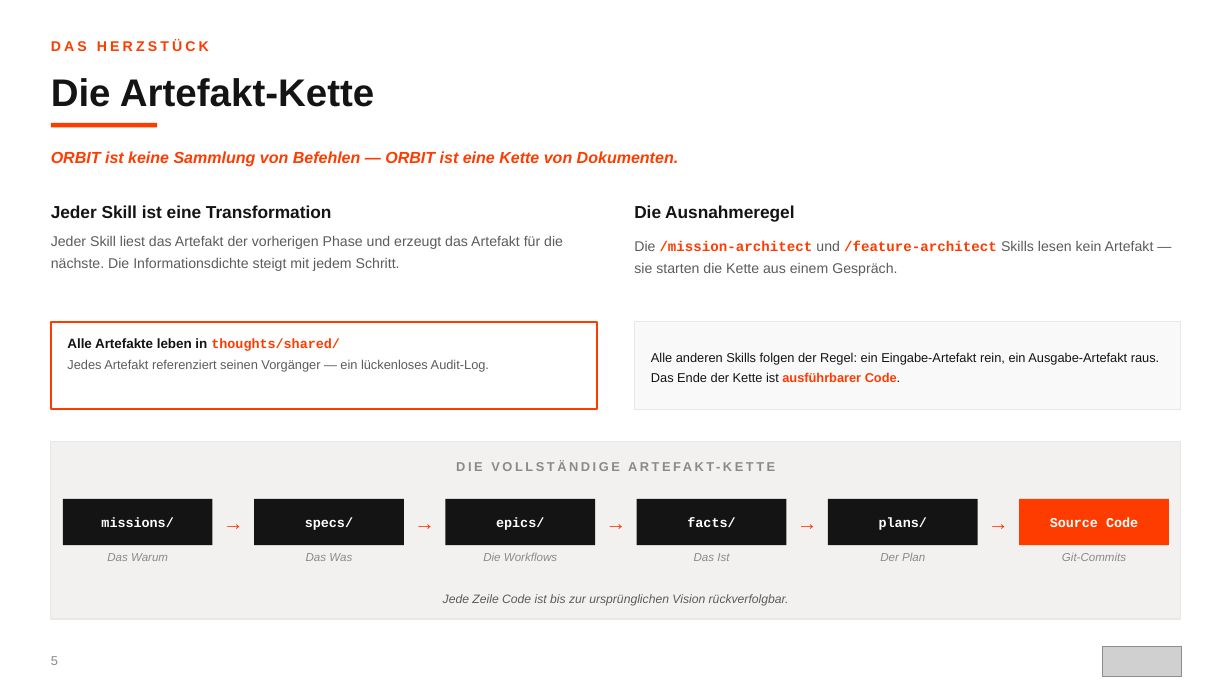
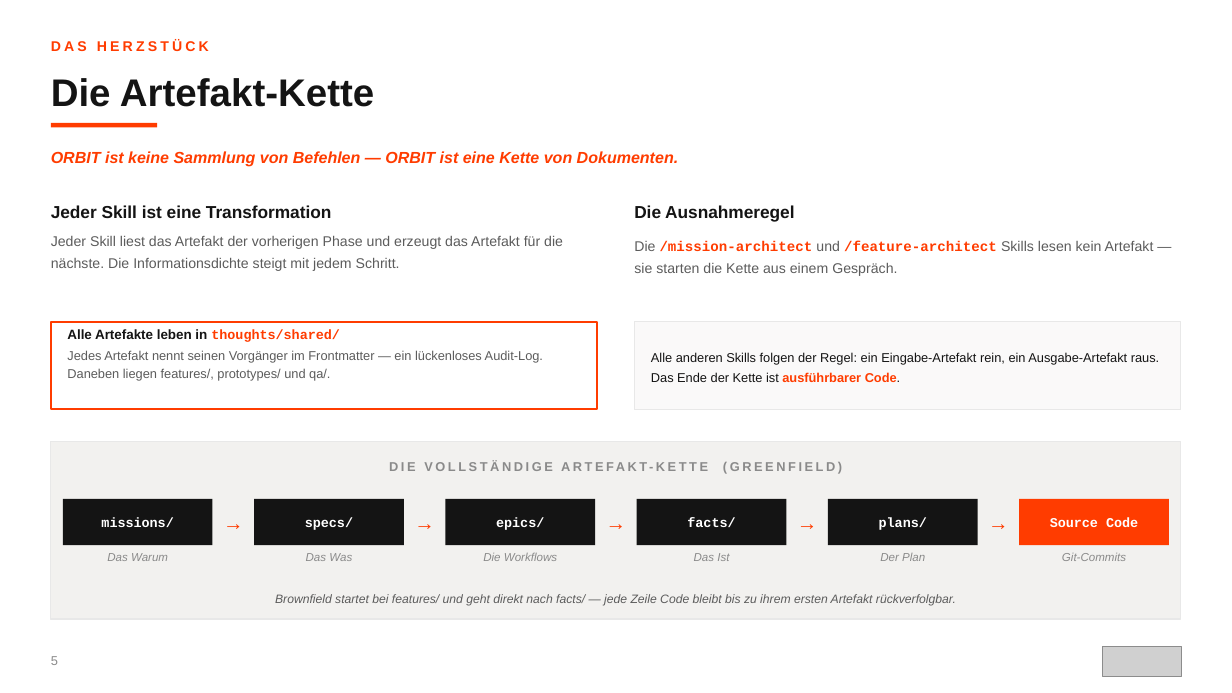
Before and after one commit to scameronde/rpi-qpi, a slide deck: slide 5 of presentation/ORBIT.pptx. Drawn at 1232x693 pixels with LibreOffice and Linux fonts; fonts in the diff are those of the drawing; grey boxes stand for pictures. Boxes give left, top, right and bottom in pixels: in the first picture for what was removed or moved away, otherwise in the second. Text is boxed around its words. In the diff, an @@ line names an element or a change of style, - is before the commit and + after.

```diff
--- a/presentation/ORBIT.pptx
+++ b/presentation/ORBIT.pptx
@@ text in rectangle at (67,350,543,381): text changed @@
-Jedes Artefakt referenziert seinen Vorgänger — ein lückenloses Audit-Log.
+Jedes Artefakt nennt seinen Vorgänger im Frontmatter — ein lückenloses Audit-Log. Daneben liegen features/, prototypes/ und qa/.
@@ text at (723,462,842,473): text changed @@
-DIE VOLLSTÄNDIGE ARTEFAKT-KETTE
+DIE VOLLSTÄNDIGE ARTEFAKT-KETTE (GREENFIELD)
@@ text at (275,594,956,606): text changed @@
-Jede Zeile Code ist bis zur ursprünglichen Vision rückverfolgbar.
+Brownfield startet bei features/ und geht direkt nach facts/ — jede Zeile Code bleibt bis zu ihrem ersten Artefakt rückverfolgbar.
```
Also in this commit, not shown: 18 other slides changed, 2 slides added.
